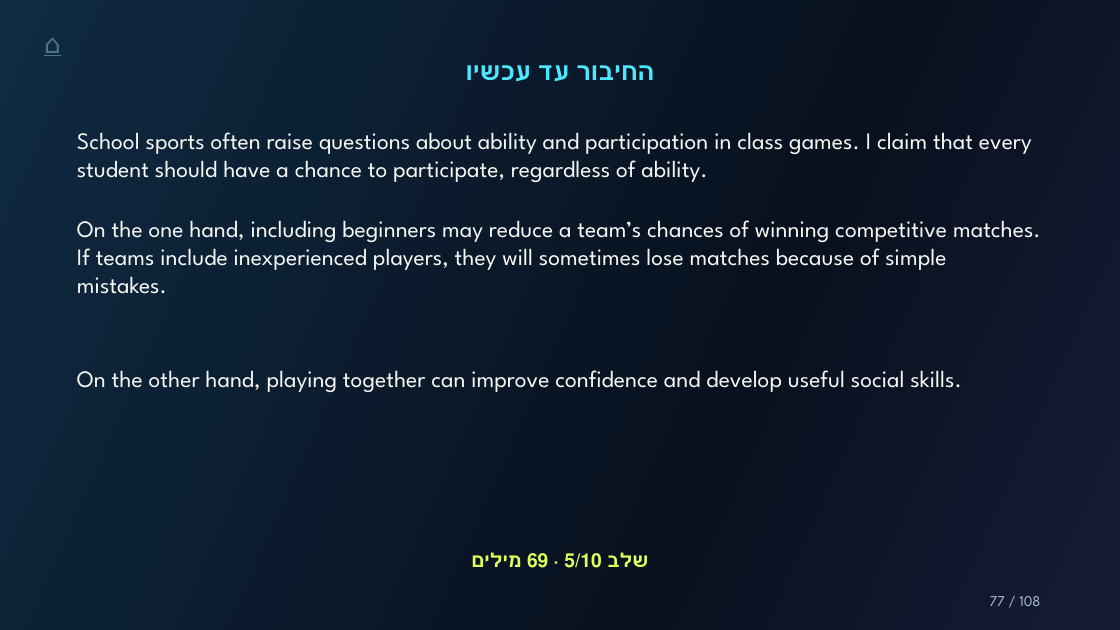
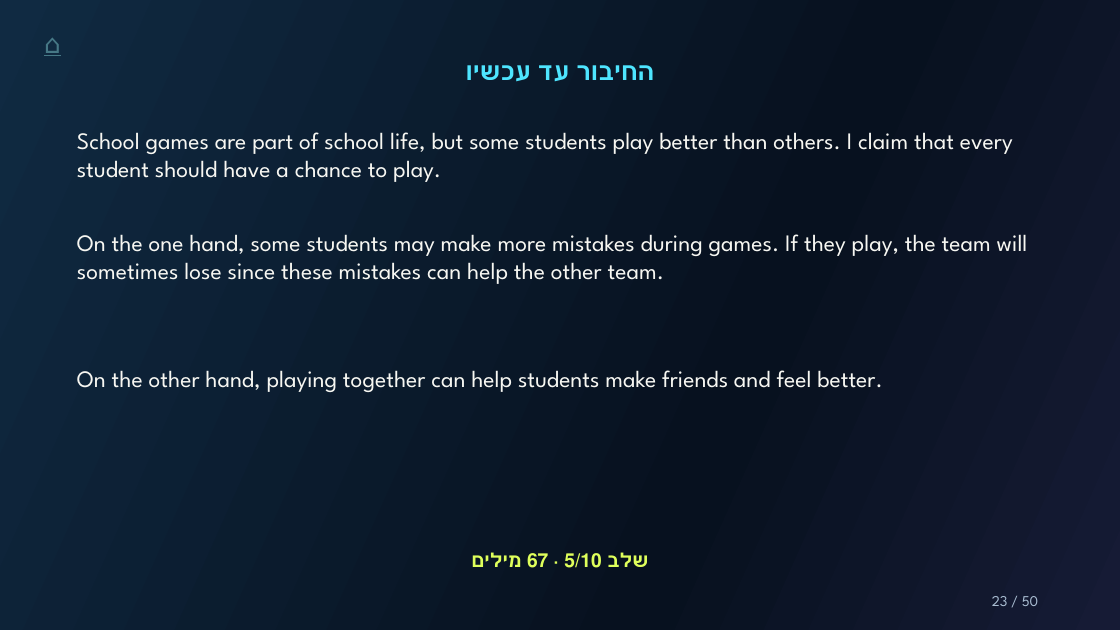
Before and after one commit to Simonh68/teachers, a slide deck: slide 23 of grade11/grammar-in-an-essay/files/grammar-in-an-essay.pptx (slide 77 before the commit). Drawn at 1120x630 pixels with LibreOffice and Linux fonts; fonts in the diff are those of the drawing. Boxes give left, top, right and bottom in pixels: in the first picture for what was removed or moved away, otherwise in the second. Text is boxed around its words. In the diff, an @@ line names an element or a change of style, - is before the commit and + after.

```diff
--- a/grade11/grammar-in-an-essay/files/grammar-in-an-essay.pptx
+++ b/grade11/grammar-in-an-essay/files/grammar-in-an-essay.pptx
@@ text at (77, 132, 1013, 182): text changed @@
-School sports often raise questions about ability and participation in class games. I claim that every student should have a chance to participate, regardless of ability.
+School games are part of school life, but some students play better than others. I claim that every student should have a chance to play.
@@ text at (77, 234, 1028, 284): text changed @@
-On the one hand, including beginners may reduce a team’s chances of winning competitive matches. If teams include inexperienced players, they will sometimes lose matches because of simple mistakes.
+On the one hand, some students may make more mistakes during games. If they play, the team will sometimes lose since these mistakes can help the other team.
@@ text at (77, 370, 883, 392): text changed @@
-On the other hand, playing together can improve confidence and develop useful social skills.
+On the other hand, playing together can help students make friends and feel better.
@@ text at (992, 596, 1038, 606): text changed @@
-77 / 108
+23 / 50
```
Also in this commit, not shown: 17 other slides changed, 32 slides added, 90 slides removed, 6 other files.
